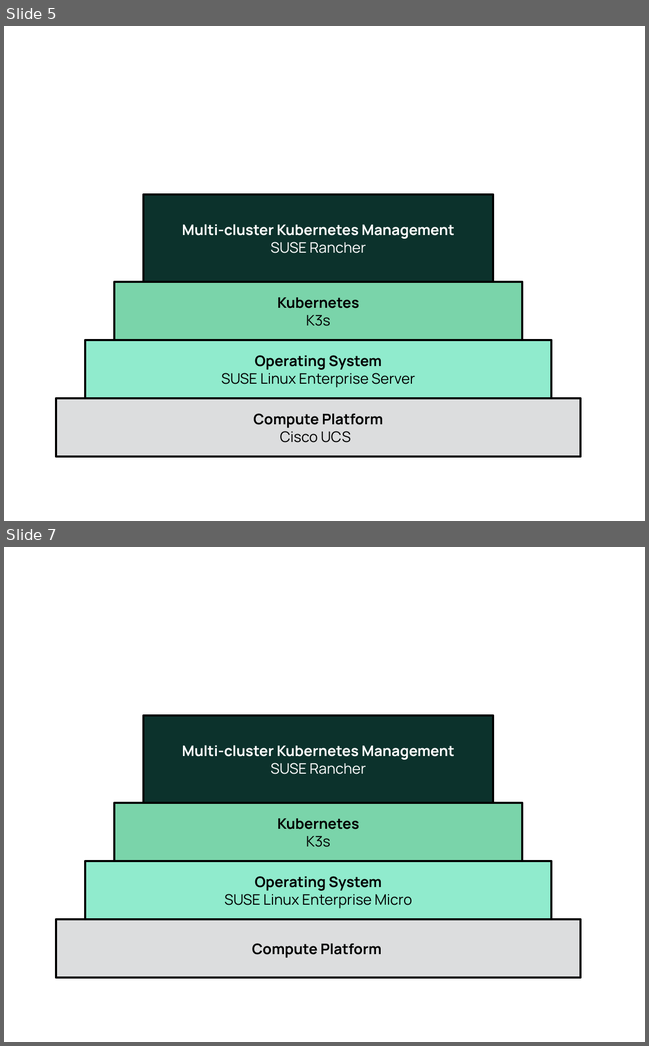
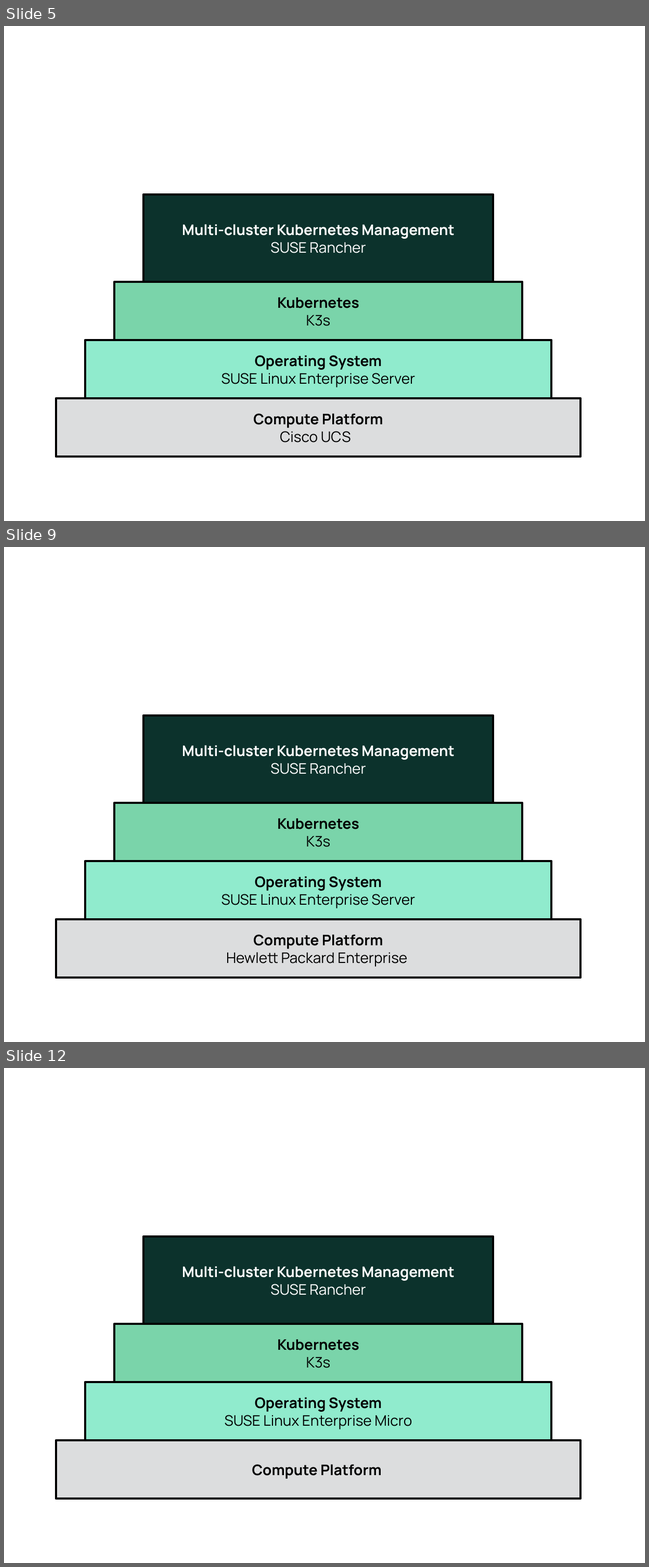
Before and after one commit to gogbac/RancherDocsRep1, a slide deck: media/src/Figure-Source.odp. Shown one above the other, each under a label of ours: slides 5 and 7 before the commit, slides 5, 9 and 12 after it; the slides between them are not shown. The pictures are 649x1046 and 649x1567 pixels, drawn with LibreOffice and Linux fonts; fonts in the diff are those of the drawing. Boxes give left, top, right and bottom in pixels: in the first picture for what was removed or moved away, otherwise in the second. Text is boxed around its words. In the diff, an @@ line names an element or a change of style, - is before the commit and + after.

```diff
--- a/media/src/Figure-Source.odp
+++ b/media/src/Figure-Source.odp
@@ slide 9 added at <box>4,547,645,1042</box>, background #FFFFFF @@
@@ rectangle added at <box>143,715,493,803</box>, fill #0C322C, outline #000000 2.89 pt, 18 pt, text #FFFFFF, bold @@
+Multi-cluster Kubernetes Management
+SUSE Rancher
@@ rectangle added at <box>114,803,522,861</box>, fill #7AD4AA, outline #000000 2.89 pt, 18 pt, text #000000, bold @@
+Kubernetes
+K3s
@@ rectangle added at <box>85,861,551,919</box>, fill #90EBCD, outline #000000 2.89 pt, 18 pt, text #000000 @@
+Operating System
+SUSE Linux Enterprise Server
@@ rectangle added at <box>56,919,580,978</box>, fill #DCDDDE, outline #000000 2.89 pt, 18 pt, text #000000 @@
+Compute Platform
+Hewlett Packard Enterprise
@@ what was slide 7 is now slide 12 @@
```
Also in this commit, not shown: 1 slide changed, 13 other slides added, 31 other files.
